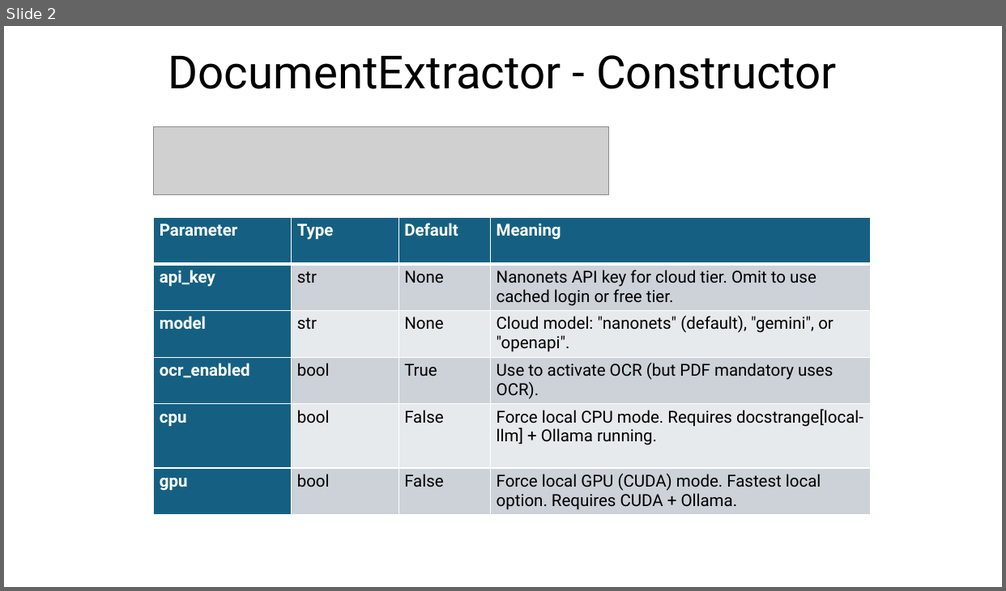
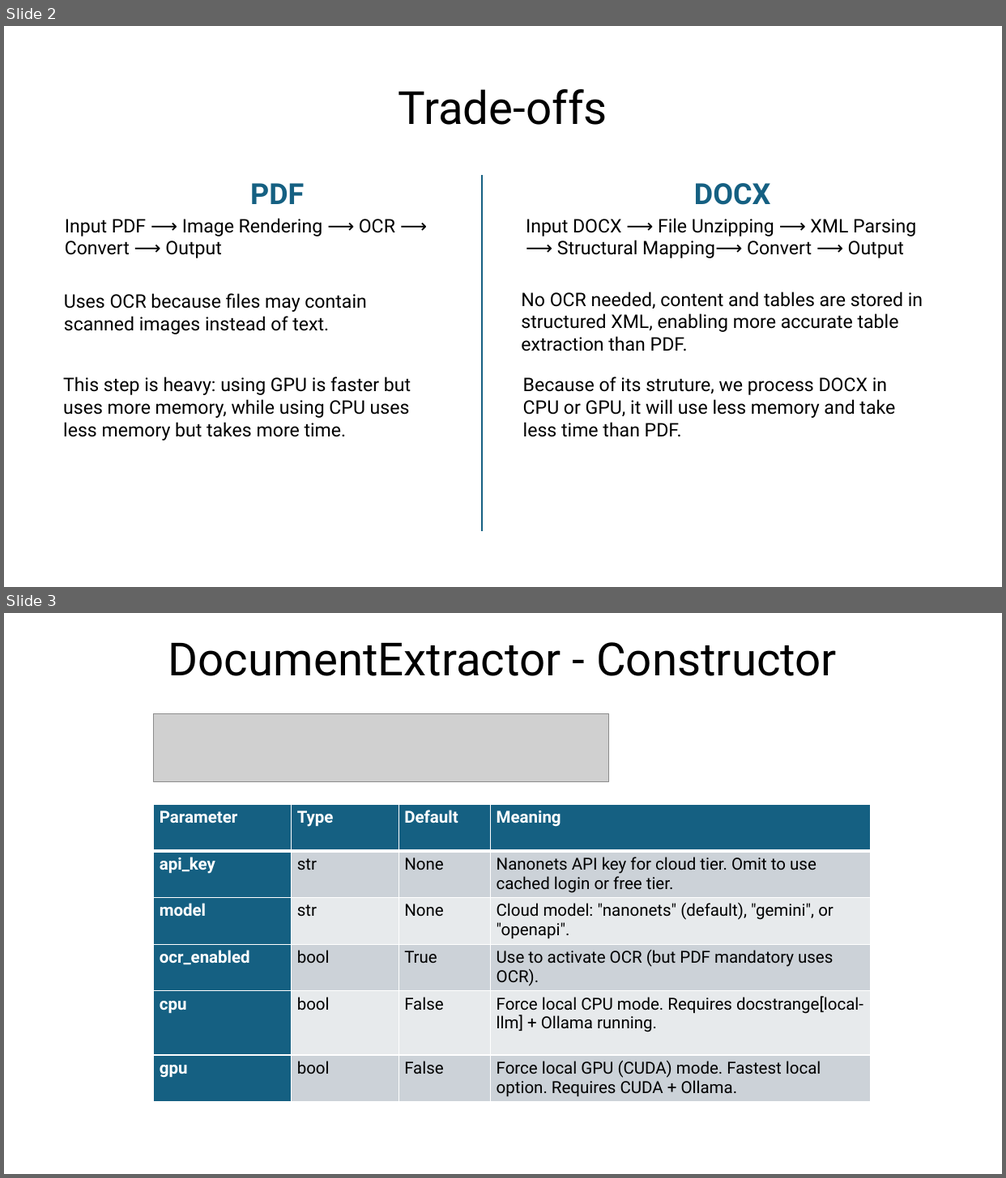
Before and after one commit to huynhngocsonuit2000github/pdf-extract-investigation, a slide deck: docs/DucStrange-Option-Output.pptx. Shown one above the other, each under a label of ours: slide 2 before the commit, slides 2 and 3 after it. The pictures are 1006x591 and 1006x1178 pixels, drawn with LibreOffice and Linux fonts; fonts in the diff are those of the drawing; grey boxes stand for pictures. Boxes give left, top, right and bottom in pixels: in the first picture for what was removed or moved away, otherwise in the second. Text is boxed around its words. In the diff, an @@ line names an element or a change of style, - is before the commit and + after.

```diff
--- a/docs/DucStrange-Option-Output.pptx
+++ b/docs/DucStrange-Option-Output.pptx
@@ slide 2 added at [4,26,1002,587], background #FFFFFF @@
@@ title added at [398,89,607,125], 44 pt, text #000000 @@
+Trade-offs
@@ text added at [250,183,304,204], 28 pt, text #156082, bold @@
+PDF
@@ line added from (482, 176) to (482, 532), #156082 1.5 pt @@
@@ text added at [694,183,770,205], 28 pt, text #156082, bold @@
+DOCX
@@ text added at [65,218,395,258], 18 pt, text #000000 @@
+Input PDF ⟶ Image Rendering ⟶ OCR ⟶ Convert ⟶ Output
@@ text added at [526,218,916,258], 18 pt, text #000000 @@
+Input DOCX ⟶ File Unzipping ⟶ XML Parsing ⟶ Structural Mapping⟶ Convert ⟶ Output
@@ text added at [521,292,923,352], 18 pt, text #000000 @@
+No OCR needed, content and tables are stored in structured XML, enabling more accurate table extraction than PDF.
@@ text added at [64,293,366,335], 18 pt, text #000000 @@
+Uses OCR because files may contain scanned images instead of text.
@@ text added at [63,377,411,441], 18 pt, text #000000 @@
+This step is heavy: using GPU is faster but uses more memory, while using CPU uses less memory but takes more time.
@@ text added at [523,377,895,437], 18 pt, text #000000 @@
+Because of its struture, we process DOCX in CPU or GPU, it will use less memory and take less time than PDF.
@@ what was slide 2 is now slide 3 @@
```
Also in this commit, not shown: 5 slides changed, 3 other files.
